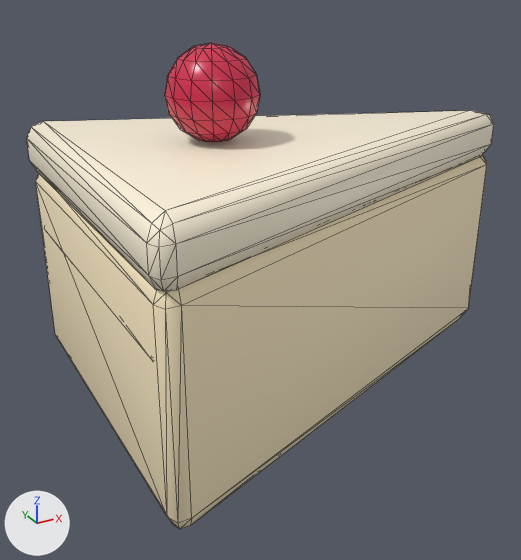
The glTF model game/assets/resources/models/cake_slice.glb as it was, and as the next commit left it.
Before and after are seen from a 50 mm lens placed at (-0.804, -1.231, 0.492), pointed at (-0.124, 0.005, -0.126). Lighting does not change. The marker at lower left points along +X, +Y and +Z. The first picture is the older version. Mesh edges are drawn as thin lines. Vertices at exactly the same position are counted once.

The older version as bpy lines, for what is in view:
```python
mat_cake_vanilla = principled_material('cake_vanilla')
mat_cake_vanilla.base_color = (0.96, 0.82, 0.55)  # beige #faeac4
mat_cake_vanilla.roughness = 0.66
me_cakemesh = bpy.data.meshes.new('cakeMesh')
me_cakemesh.from_pydata(...)  # 222 vertices, 428 faces; spans x -0.5..0.5, y -0.384..0.384, z -0.362..0.362
# faces by material slot: [80, 196, 80, 72]
me_cakemesh.materials.append(mat_cake_vanilla)  # beige #faeac4
me_cakemesh.materials.append(mat_cake_berry)  # red #d42c50
me_cakemesh.materials.append(mat_cake_cream)  # pale yellow #fff5dd
me_cakemesh.materials.append(mat_cake_jam)  # pink #f689b5
ob_cake_slice = bpy.data.objects.new('cake_slice', me_cakemesh)
ob_cake_slice.location = (0.0, 0.0, 0.0)
```
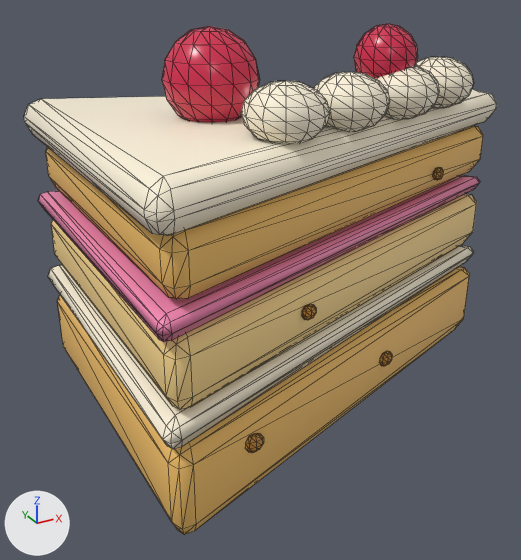
Boxes (x1, y1, x2, y2) around the edits, measured in the pictures (521 x 560 px):
'cake_slice', recoloured, reshaped
    before: (27, 43, 494, 529)
    after: (24, 24, 497, 535)
part 1 of me_cakemesh, added (red)
    after: (162, 26, 260, 122)
part 2 of me_cakemesh, added (red)
    after: (354, 24, 418, 79)
part 3 of me_cakemesh, added (pale yellow)
    after: (241, 81, 330, 144)
part 4 of me_cakemesh, added (pale yellow)
    after: (314, 72, 390, 132)
part 5 of me_cakemesh, added (pale yellow)
    after: (376, 65, 439, 120)
part 6 of me_cakemesh, added (pale yellow)
    after: (416, 56, 473, 108)
part 7 of me_cakemesh, added
    after: (246, 433, 264, 453)
part 8 of me_cakemesh, added
    after: (302, 304, 316, 320)
part 9 of me_cakemesh, added
    after: (380, 351, 392, 366)
part 10 of me_cakemesh, added
    after: (433, 167, 443, 180)
part 11 of me_cakemesh, rebuilt (8% narrower, 28% shorter)
    before: (36, 155, 487, 529)
    after: (57, 267, 470, 535)
part 12 of me_cakemesh, rebuilt (6% narrower)
    before: (27, 111, 494, 291)
    after: (46, 126, 483, 299)
part 13 of me_cakemesh, rebuilt (not visible before)
    after: (51, 194, 477, 409)
part 14 of me_cakemesh, added (pale yellow)
    after: (24, 89, 497, 236)
part 15 of me_cakemesh, added
    after: (48, 245, 474, 449)
part 16 of me_cakemesh, added
    after: (38, 176, 480, 342)
part 17 of me_cakemesh, deleted (red)
    before: (165, 43, 260, 142)

The change, as a list of edits to the scene's bpy script:
```text
Change mat_cake_vanilla:
    mat_cake_vanilla.base_color: (0.96, 0.82, 0.55) -> (0.88, 0.52, 0.14)  # beige #faeac4 -> orange #f1bf69
Change me_cakemesh:
    remove me_cakemesh.from_pydata(...)  # 222 vertices, 428 faces; spans x -0.5..0.5, y -0.384..0.384, z -0.362..0.362
    add me_cakemesh.from_pydata(...)  # 908 vertices, 1752 faces; spans x -0.5..0.5, y -0.383..0.383, z -0.39..0.39
    me_cakemesh part 1: a new loose piece, a UV sphere (14 segments, 8 rings, poles along z) spanning x -0.318..-0.142, y -0.09..0.09, z 0.21..0.39, in mat_cake_berry (red #d42c50)
    me_cakemesh part 2: a new loose piece, a UV sphere (12 segments, 8 rings, poles along z) spanning x 0.022..0.142, y -0.168..-0.048, z 0.27..0.39, in mat_cake_berry (red #d42c50)
    me_cakemesh part 3: a new loose piece, a UV sphere (12 segments, 8 rings, poles along z) spanning x -0.272..-0.128, y -0.288..-0.144, z 0.219..0.321, in mat_cake_cream (pale yellow #fff5dd)
    me_cakemesh part 4: a new loose piece, a UV sphere (12 segments, 8 rings, poles along z) spanning x -0.122..0.022, y -0.252..-0.108, z 0.219..0.321, in mat_cake_cream (pale yellow #fff5dd)
    me_cakemesh part 5: a new loose piece, a UV sphere (12 segments, 8 rings, poles along z) spanning x 0.028..0.172, y -0.21..-0.066, z 0.219..0.321, in mat_cake_cream (pale yellow #fff5dd)
    me_cakemesh part 6: a new loose piece, a UV sphere (12 segments, 8 rings, poles along z) spanning x 0.166..0.31, y -0.156..-0.012, z 0.219..0.321, in mat_cake_cream (pale yellow #fff5dd)
    me_cakemesh part 7: a new loose piece, a UV sphere (8 segments, 5 rings, poles along z) spanning x -0.332..-0.296, y -0.325..-0.311, z -0.289..-0.251, in mat_cake_crumb (orange #ce903c)
    me_cakemesh part 8: a new loose piece, a UV sphere (8 segments, 5 rings, poles along z) spanning x -0.191..-0.161, y -0.274..-0.26, z -0.088..-0.056, in mat_cake_crumb (orange #ce903c)
    me_cakemesh part 9: a new loose piece, a UV sphere (8 segments, 5 rings, poles along z) spanning x 0.077..0.111, y -0.169..-0.155, z -0.312..-0.276, in mat_cake_crumb (orange #ce903c)
    me_cakemesh part 10: a new loose piece, a UV sphere (8 segments, 5 rings, poles along z) spanning x 0.23..0.257, y -0.112..-0.098, z 0.07..0.098, in mat_cake_crumb (orange #ce903c)
    me_cakemesh part 11: the loose piece of 42 vertices spanning x -0.494..0.494, y -0.378..0.378, z -0.362..0.089 is rebuilt with 42 vertices and now spans x -0.482..0.482, y -0.365..0.365, z -0.39..-0.198
    me_cakemesh part 12: the loose piece of 42 vertices spanning x -0.5..0.5, y -0.384..0.384, z 0.065..0.184 is rebuilt with 42 vertices and now spans x -0.47..0.47, y -0.353..0.353, z 0.033..0.159, in mat_cake_vanilla (orange #f1bf69)
    me_cakemesh part 13: the loose piece of 38 vertices spanning x -0.494..0.425, y -0.35..0.35, z -0.08..-0.015 is rebuilt with 42 vertices and now spans x -0.476..0.476, y -0.359..0.359, z -0.15..-0.006, in mat_cake_vanilla_light (beige #fad890)
    me_cakemesh part 14: a new loose piece of 42 vertices spanning x -0.5..0.5, y -0.383..0.383, z 0.147..0.231, in mat_cake_cream (pale yellow #fff5dd)
    me_cakemesh part 15: a new loose piece of 38 vertices spanning x -0.494..0.487, y -0.374..0.374, z -0.201..-0.147, in mat_cake_cream (pale yellow #fff5dd)
    me_cakemesh part 16: a new loose piece of 36 vertices spanning x -0.494..0.478, y -0.37..0.37, z -0.012..0.03, in mat_cake_jam (pink #f689b5)
    me_cakemesh part 17: the loose piece of 100 vertices spanning x -0.314..-0.141, y -0.089..0.089, z 0.184..0.362 is deleted
    add me_cakemesh.materials.append(mat_cake_crumb)  # orange #ce903c
    add me_cakemesh.materials.append(mat_cake_vanilla_light)  # beige #fad890
```
